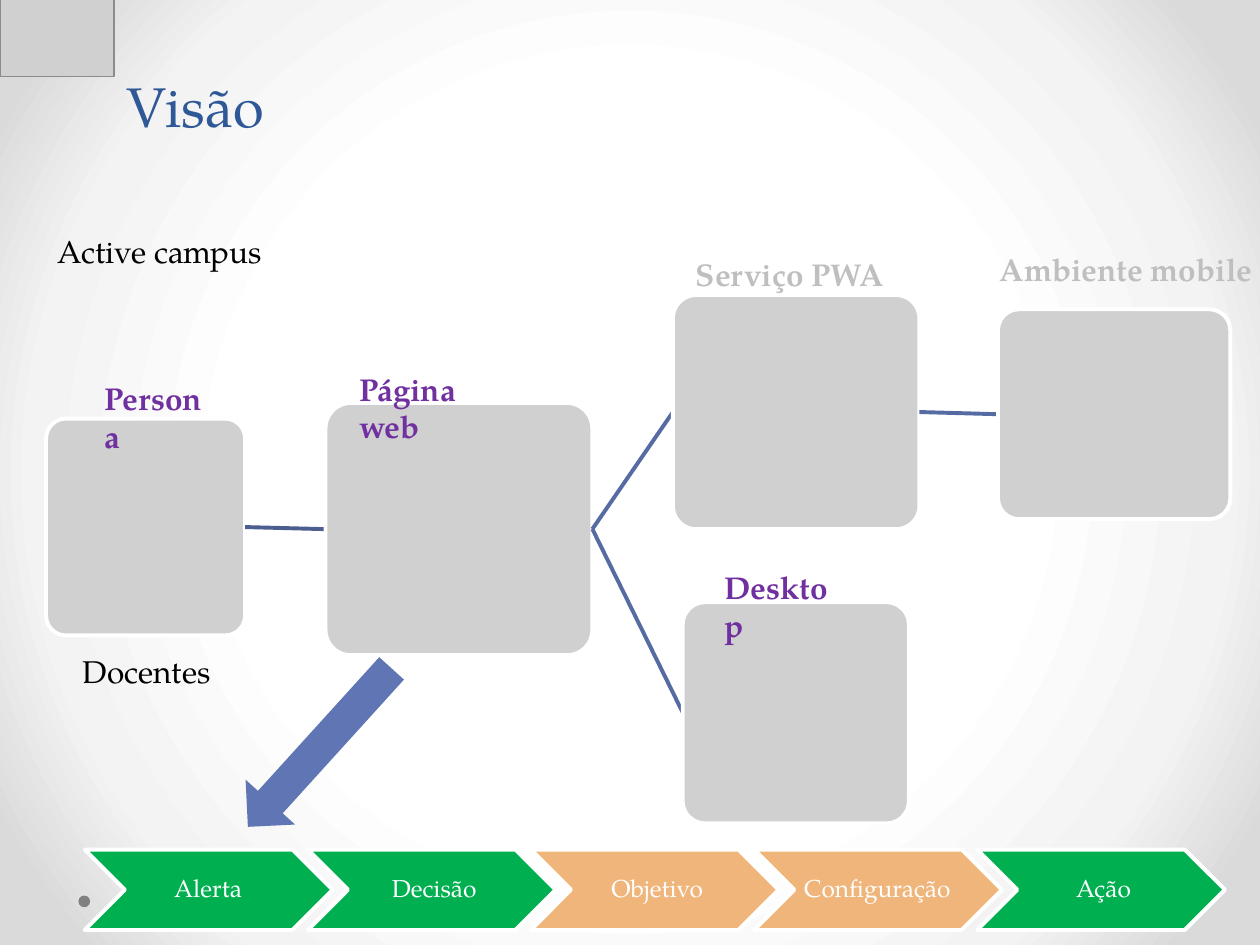
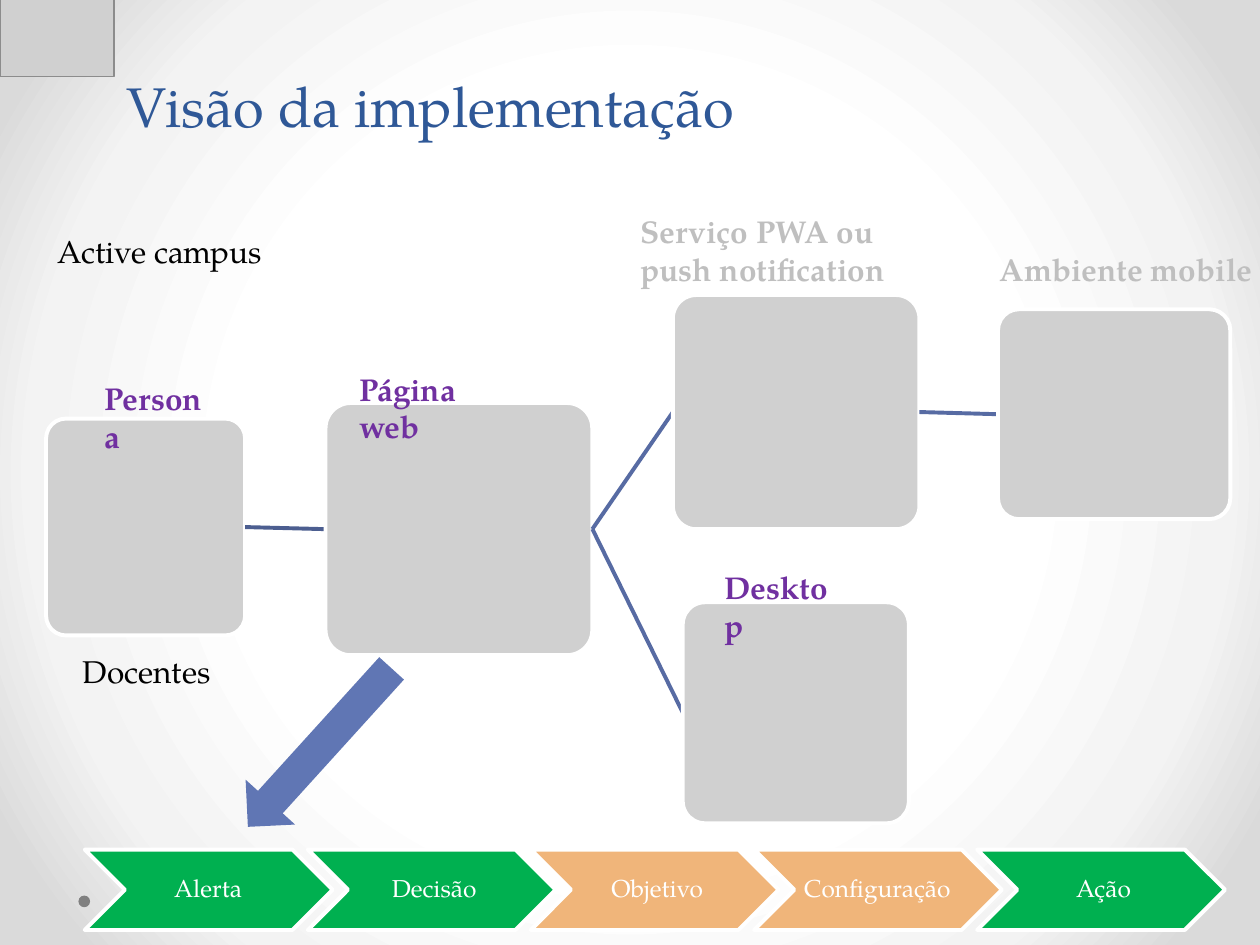
Before and after one commit to Neimarmg/TCC, a slide deck: slide 6 of Documentação final do projeto/Ppt-Final.pptx. Drawn at 1260x945 pixels with LibreOffice and Linux fonts; fonts in the diff are those of the drawing; grey boxes stand for pictures. Boxes give left, top, right and bottom in pixels: in the first picture for what was removed or moved away, otherwise in the second. Text is boxed around its words. In the diff, an @@ line names an element or a change of style, - is before the commit and + after.

Commit message:
ppt

```diff
--- a/Documentação final do projeto/Ppt-Final.pptx
+++ b/Documentação final do projeto/Ppt-Final.pptx
@@ title at [127, 86, 734, 143]: text changed @@
-Visão
+Visão da implementação
@@ text at [640, 221, 884, 289]: text changed @@
-Serviço PWA
+Serviço PWA ou push notification
```
Also in this commit, not shown: 3 other slides changed.
